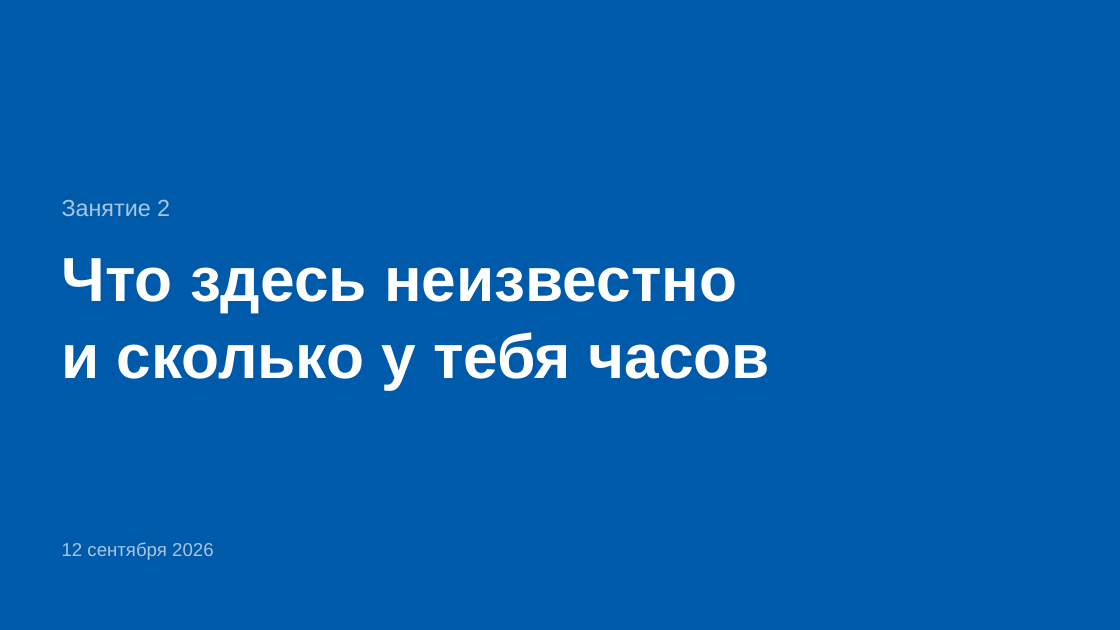
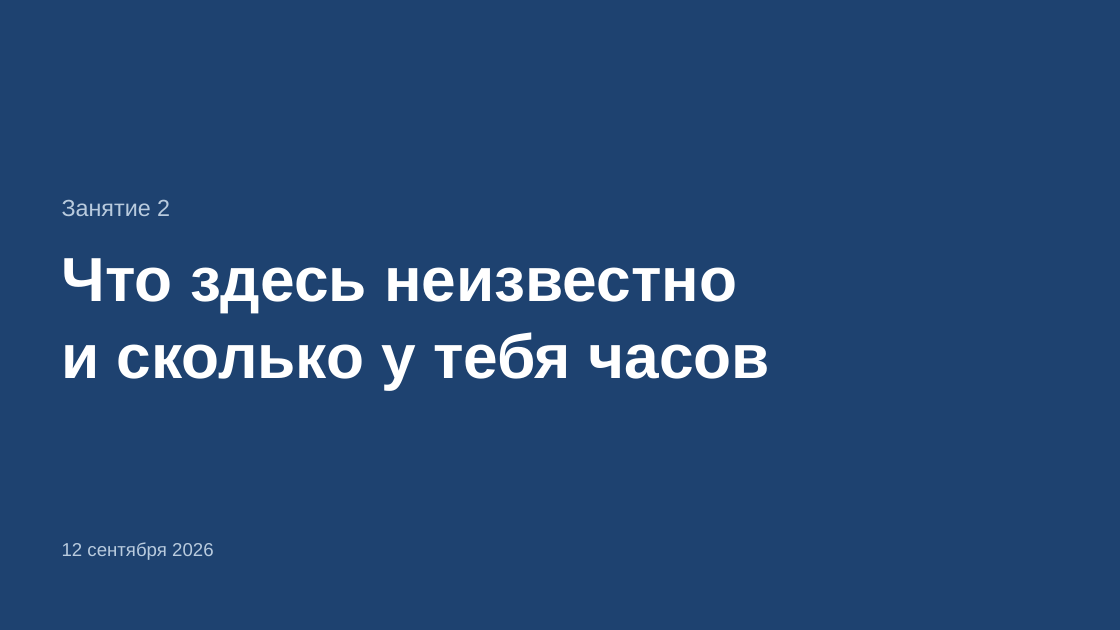
Before and after one commit to DimaMuhannad/OPD, a slide deck: slide 1 of zanyatiya/Zanyatie_02_Slaydy.pptx. Drawn at 1120x630 pixels with LibreOffice and Linux fonts; fonts in the diff are those of the drawing. Boxes give left, top, right and bottom in pixels: in the first picture for what was removed or moved away, otherwise in the second. Text is boxed around its words. In the diff, an @@ line names an element or a change of style, - is before the commit and + after.

```diff
--- a/zanyatiya/Zanyatie_02_Slaydy.pptx
+++ b/zanyatiya/Zanyatie_02_Slaydy.pptx
@@ background #005AAA to #1E4270 @@
@@ text "Занятие 2" at (62,199,170,216): text colour #A8C6E2 to #B9CBDE @@
@@ text "12 сентября 2026" at (62,542,213,560): text colour #A8C6E2 to #B9CBDE @@
```
Also in this commit, not shown: 9 other slides changed.
